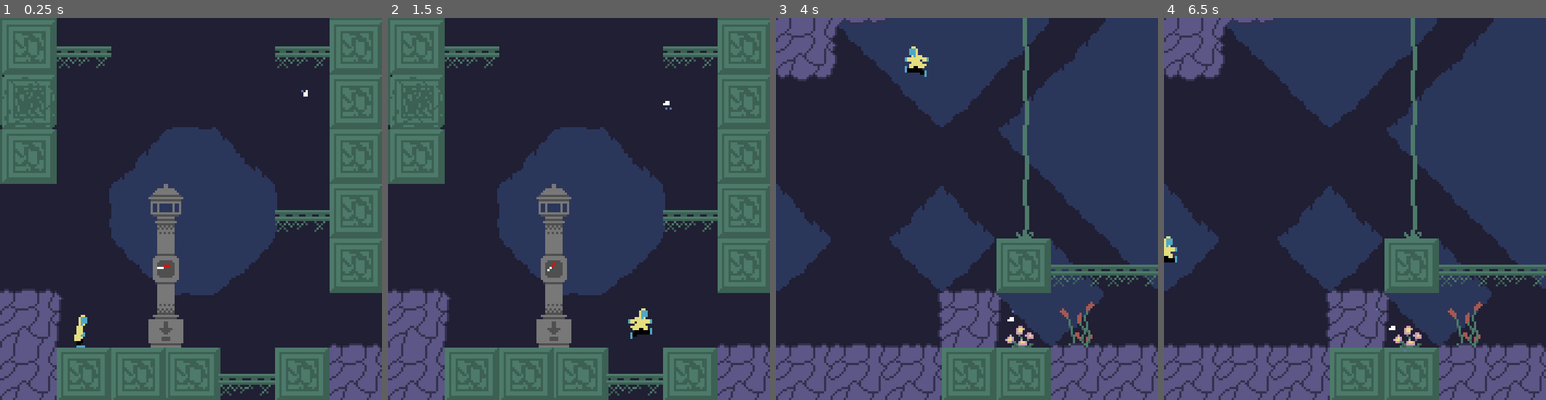
Above: before the commit, frames 1-4 (left to right).
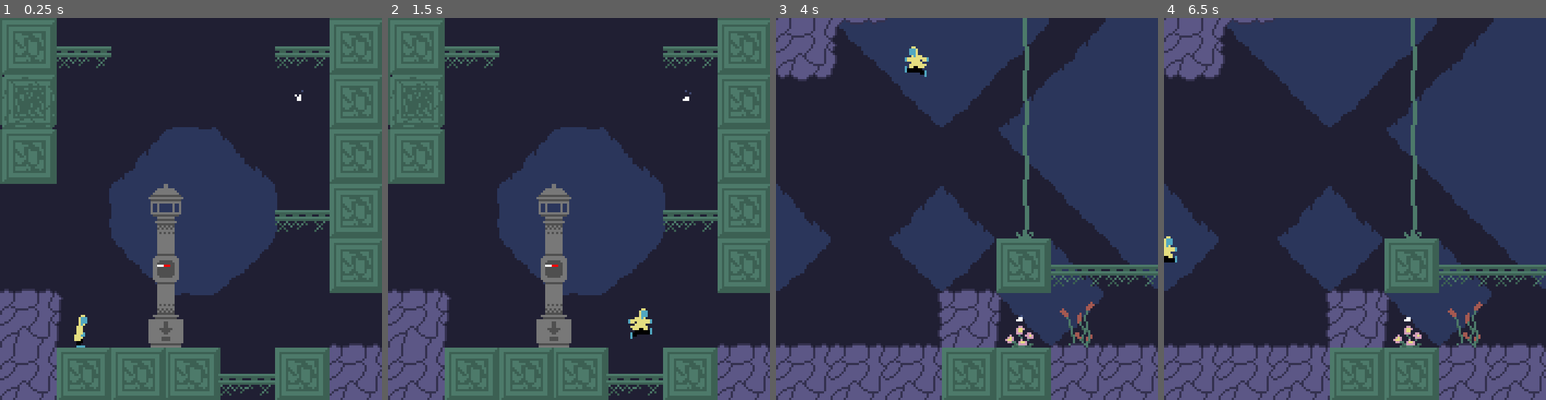
Above: after the commit, the same moments.

Repository: tabrasel/Glowkeeper
Game: Godot game, scene res://scenes/game.tscn
Two runs of this game, one before a commit and one after it. Both use one fixed random seed, a clock stepped at 60 frames per second and the inputs below.
Inputs:
- Up to frame 1 (0.25 s): no input
- Up to frame 2 (1.5 s): hold Right (ui_right) 0.53-1.28 s; tap Z (jump) at 0.77 s; hold Down (ui_down) from 1.28 s (still down)
- Up to frame 3 (4 s): tap Z (jump) at 1.52, 3.02, 3.77 s; release Down (ui_down) at 2.03 s; hold Right (ui_right) 2.03-3.53 s; hold Left (ui_left) from 3.53 s (still down)
- Up to frame 4 (6.5 s): tap Z (jump) at 4.52, 6.02 s; release Left (ui_left) at 5.03 s; hold Down (ui_down) 5.03-5.78 s; tap Enter at 5.75 s; hold Right (ui_right) from 5.78 s (still down)

The runs differ from the first frame. In frame 1, less than 0.1% of the frame differs, in the area x 41-81%, y 18-66%; in frame 2, less than 0.1%, in the area x 41-80%, y 18-67%; in frame 3, less than 0.1%; in frame 4, less than 0.1%.
Error after the commit: Parse Error: Identifier "glow_sprite" not declared in the current scope. (res://scripts/firefly.gd:58)

Commit message:
Give fireflies a glow

Diff:
--- a/scenes/firefly.tscn
+++ b/scenes/firefly.tscn
@@ -7,7 +7,14 @@
 [ext_resource type="Material" uid="uid://b88a4xs11cix3" path="res://particle_materials/firefly_sparkle.tres" id="3_spju7"]
 [ext_resource type="Resource" uid="uid://n0lyfieda8hv" path="res://resources/firefly_resource.tres" id="3_u4uxl"]
 [ext_resource type="Texture2D" uid="uid://loyxxbya44u4" path="res://assets/particles/particle_sparkle.png" id="5_vaafw"]
+[ext_resource type="Texture2D" uid="uid://glk3b6l3lb5g" path="res://assets/spritesheets/sprite_glow.png" id="7_wa47b"]
 [ext_resource type="AudioStream" uid="uid://dfla1lta3rtqa" path="res://assets/sfx/sfx_firefly_caught.wav" id="8_ta0kn"]
+
+[sub_resource type="CanvasItemMaterial" id="CanvasItemMaterial_bhb0h"]
+particles_animation = true
+particles_anim_h_frames = 10
+particles_anim_v_frames = 1
+particles_anim_loop = true
 
 [sub_resource type="AtlasTexture" id="AtlasTexture_3s15h"]
 atlas = ExtResource("2_isfwx")
@@ -53,15 +60,10 @@
 [sub_resource type="CircleShape2D" id="CircleShape2D_frunp"]
 radius = 15.0
 
-[sub_resource type="CanvasItemMaterial" id="CanvasItemMaterial_bhb0h"]
-particles_animation = true
-particles_anim_h_frames = 10
-particles_anim_v_frames = 1
-particles_anim_loop = true
-
-[node name="Firefly" type="CharacterBody2D" node_paths=PackedStringArray("animated_sprite", "particles", "audio_player") groups=["Fireflies"]]
+[node name="Firefly" type="CharacterBody2D" node_paths=PackedStringArray("animated_sprite", "glow_sprite", "particles", "audio_player") groups=["Fireflies"]]
 script = ExtResource("1_rvywd")
 animated_sprite = NodePath("AnimatedSprite2D")
+glow_sprite = NodePath("GlowSprite")
 particles = NodePath("Particles")
 cry_particle_material = ExtResource("2_fpym0")
 sparkle_particle_material = ExtResource("3_spju7")
@@ -74,6 +76,23 @@
 angle_spring_damping_range = 0.01
 acceleration = 200.0
 acceleration_range = 40.0
+
+[node name="Particles" type="GPUParticles2D" parent="."]
+self_modulate = Color(1, 1, 1, 0.498039)
+material = SubResource("CanvasItemMaterial_bhb0h")
+amount = 3
+process_material = ExtResource("2_fpym0")
+texture = ExtResource("5_vaafw")
+preprocess = 5.0
+explosiveness = 0.3
+randomness = 0.5
+
+[node name="GlowSprite" type="Sprite2D" parent="."]
+visible = false
+self_modulate = Color(0.898039, 0.870588, 0.501961, 0.498039)
+position = Vector2(1.90735e-06, 1.90735e-06)
+scale = Vector2(0.40625, 0.40625)
+texture = ExtResource("7_wa47b")
 
 [node name="AnimatedSprite2D" type="AnimatedSprite2D" parent="."]
 sprite_frames = SubResource("SpriteFrames_u7m0g")
@@ -89,15 +108,6 @@
 wait_time = 2.0
 autostart = true
 
-[node name="Particles" type="GPUParticles2D" parent="."]
-material = SubResource("CanvasItemMaterial_bhb0h")
-amount = 3
-process_material = ExtResource("2_fpym0")
-texture = ExtResource("5_vaafw")
-preprocess = 5.0
-explosiveness = 0.3
-randomness = 0.5
-
 [node name="CaughtAudioPlayer" type="AudioStreamPlayer2D" parent="."]
 stream = ExtResource("8_ta0kn")
 volume_db = 8.0
--- a/scripts/firefly.gd
+++ b/scripts/firefly.gd
@@ -55,12 +55,15 @@
 func _process(_delta: float):
 	if state == FireflyState.ROAMING:
 		animated_sprite.play('roam')
+		glow_sprite.visible = false
 		particles.process_material = cry_particle_material
 	elif state == FireflyState.CAUGHT:
-		animated_sprite.play('roam')
+		animated_sprite.play('caught')
+		glow_sprite.visible = true
 		particles.process_material = sparkle_particle_material
 	elif state == FireflyState.DEPOSITED:
 		animated_sprite.play('caught')
+		glow_sprite.visible = true
 		particles.process_material = sparkle_particle_material
 
 func _physics_process(delta: float):
Binary file added: assets/spritesheets/sprite_glow.png
Not shown, added: assets/spritesheets/sprite_glow.png.import
Not shown: 1 places in scenes/firefly.tscn that only renumber resources
